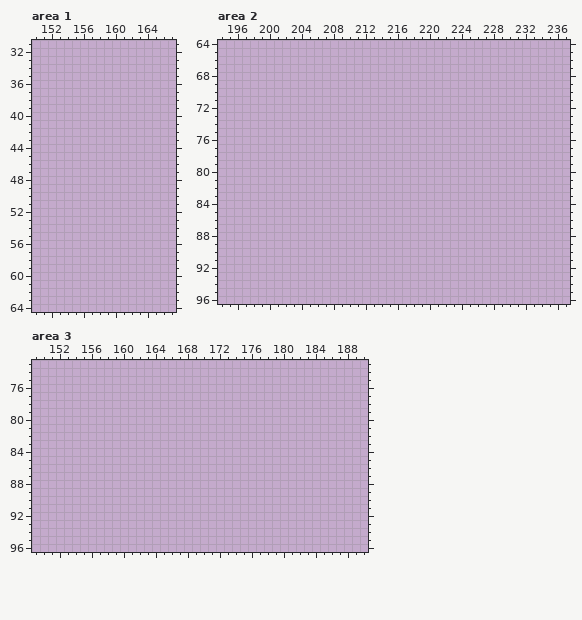
Two versions of one pixel-art file, Assets/Resources/Aseprite/player.aseprite. The first picture shows the starting point.
256x256 pixels, 1 frame. Shown: area 1: x 150..167, y 31..64; area 2: x 194..237, y 64..96; area 3: x 149..190, y 73..96.
After:
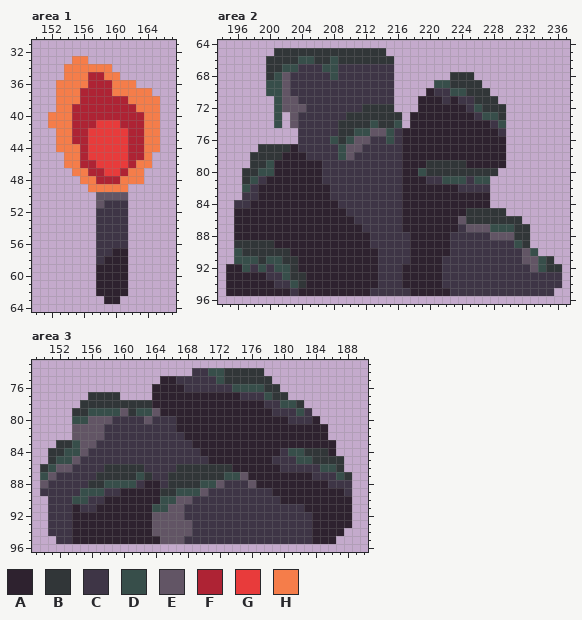
Palette (. is transparent): A #2e222f  B #313638  C #3e3546  D #374e4a  E #625565  F #ae2334  G #e83b3b  H #f57d4a
From old to new:
layer "Environment/rocks" added
layer "Environment/tall rocks" added
layer "Accessories/torch" added
Area 1, layer "Accessories/torch":
y 33: x 155..156 .. -> HH
y 34: x 154..159 ...... -> HHHHHH
y 35: x 154..160 ....... -> HHHFFHH
y 36: x 153..162 .......... -> HHHHFFFHHH
y 37: x 153..164 ............ -> HHHFFFFHHHHH
y 38: x 153..165 ............. -> HHHFFFFFFHHHH
y 39: x 153..165 ............. -> HHFFFFFFFFHHH
y 40: x 152..165 .............. -> HHHFFFFFFFFFHH
y 41: x 152..165 .............. -> HHHFFFGGGFFFHH
y 42..43: x 153..165 ............. -> HHFFGGGGGFFHH
y 44: x 153..165 ............. -> HHHFGGGGGFFHH
y 45: x 154..164 ........... -> HHFGGGGGFFH
y 46: x 154..164 ........... -> HHFFGGGGFHH
y 47: x 155..163 ......... -> HHFFGGFHH
y 48: x 156..163 ........ -> HHFFFHHH
y 49: x 157..161 ..... -> HHHHH
y 50: x 158..161 .... -> EEEE
y 51: x 158..161 .... -> ECCC
y 52..56: x 158..161 .... -> CCCC
y 57: x 158..161 .... -> CCAA
y 58: x 158..161 .... -> CAAA
y 59..62: x 158..161 .... -> AAAA
y 63: x 159..160 .. -> AA
Area 2, layer "Environment/tall rocks":
y 65: x 201..214 .............. -> BBBBBBBBBBBBBB
y 66: x 200..215 ................ -> BBBBDDBBDBBBBBBB
y 67: x 200..215 ................ -> BBDDCCCDDCCCCCCC
y 68: x 200..215 ................ -> BDECCCCCDCCCCCCC; x 223..225 ... -> BBB
y 69: x 200..215 ................ -> DDECCCCCCCCCCCCC; x 221..226 ...... -> DDBBBB
y 70: x 200..215 ................ -> DDECCCCCCCCCCCCC; x 220..227 ........ -> ACCDDBBB
y 71: x 201..215 ............... -> DEECCCCCCCCCCCC; x 219..228 .......... -> AAACACCBBB
y 72: x 201..215 ............... -> DEEECCCCCCCBBBB; x 219..229 ........... -> AAAAAACDBBB
y 73: x 201 . -> D; x 203..216 .............. -> ECCCCCCBBBBBBB; x 218..229 ............ -> AAAAAAAACDDB
y 74: x 201 . -> D; x 203..216 .............. -> ECCCCCBBBBDBBD; x 218..229 ............ -> AAAAAAAAAACD
y 75: x 204..229 .......................... -> CCCCCBBDDEEDCAAAAAAAAAAAAC
y 76: x 204..229 .......................... -> CCCCDBDEECCDCAAAAAAAAAAAAA
y 77: x 199..229 ............................... -> BBBBACCCCCDEECCCCCAAAAAAAAAAAAA
y 78: x 198..229 ................................ -> BBBBAAACCCCDECCCCCCAAAAAAAAAAAAA
y 79: x 198..229 ................................ -> BBDAAAAAACCCCCCCCCCAAABBBBBAAAAA
y 80: x 197..228 ................................ -> BBDDAAAAAACCCCCCCCCCAADBBBBBBBBB
y 81: x 197..227 ............................... -> BDCAAAAAAACCCCCCCCCCAAACCDDDCDD
y 82: x 197..227 ............................... -> DCAAAAAAAAACCCCCCCCCAAAAAAACCCC
y 83: x 197..227 ............................... -> CCAAAAAAAAACCCCCCCCCAAAAAAAAAAA
y 84: x 196..227 ................................ -> CCAAAAAAAAAAACCCCCCCCAAAAAAAAAAA
y 85: x 196..229 .................................. -> AAAAAAAAAAAAAACCCCCCCAAAAAAAABBBBB
y 86: x 196..231 .................................... -> AAAAAAAAAAAAAAACCCCCCAAAAAAAEBBBBBBB
y 87: x 196..232 ..................................... -> AAAAAAAAAAAAAAAACCCCCAAAAAAACEEEDDDBB
y 88: x 196..232 ..................................... -> AAAAAAAAAAAAAAAAACCCCCAAAAACCCCCEEEBB
y 89: x 196..232 ..................................... -> BBBBBAAAAAAAAAAAACCCCCAAAAACCCCCCCCDB
y 90: x 196..233 ...................................... -> DBBBBBBAAAAAAAAAAACCCCAAAAACCCCCCCCCED
y 91: x 196..235 ........................................ -> DDDBDDBBAAAAAAAAAACCCCAAAACCCCCCCCCCEEDB
y 92: x 195..236 .......................................... -> AADCDCDDBAAAAAAAAAACCCAAAAACCCCCCCCCCCEDBB
y 93: x 195..236 .......................................... -> AAAAACCDBBAAAAAAAAACCCAAAAACCCCCCCCCCCCCCC
y 94: x 195..236 .......................................... -> AAAAAACCDBAAAAAAAAACCCAAAAACCCCCCCCCCCCCCC
y 95: x 195..235 ......................................... -> AAAAAAAACAAAAAAAAACCCCCAAAAACCCCCCCCCCCCC
Area 3, layer "Environment/rocks":
y 74: x 169..177 ......... -> CCDDBBBBB
y 75: x 165..178 .............. -> AACCCCCDBBBBBB
y 76: x 164..179 ................ -> AAAACCCCCCDDDDBB
y 77: x 156..159 .... -> BBBB; x 164..180 ................. -> AAAAAAAAAAACCCDBB
y 78: x 155..182 ............................ -> BBBBBBBBBAAAAAAAAAAAAAACCDDB
y 79: x 154..183 .............................. -> BBDDDDEBDDEAAAAAAAAAAAAAACCCDC
y 80: x 154..184 ............................... -> DDEEECCCCECCCAAAAAAAAAAAAAACCCA
y 81: x 154..185 ................................ -> EEEECCCCCCCCCAAAAAAAAAAAAAAAAAAA
y 82: x 154..185 ................................ -> EEEECCCCCCCCCCAAAAAAAAAAAAAAAAAA
y 83: x 152..186 ................................... -> BBDEECCCCCCCCCCCCAAAAAAAAAAAAAAAAAA
y 84: x 151..186 .................................... -> BBDDECCCCCCCCCCCCCCAAAAAAAAAACDDBBBA
y 85: x 151..187 ..................................... -> BDDECCCCCCCCCCCCCCCCAAAAAAAACCCDDBBBB
y 86: x 150..187 ...................................... -> BDEECCCCBBBBBCCCCBBBBBBBAAAAAACCCCCDDB
y 87: x 150..188 ....................................... -> DECCCCCBBBBBDBCCBBBBBBBDDEAAAAAAAACCCDB
y 88: x 150..188 ....................................... -> ECCCCCBBDDDDCAACBBBBDDECCCEAAAAAAAAACCC
y 89: x 150..188 ....................................... -> CCCCCDDDCCAAAAABBDDDECCCCCCCCAAAAAAAAAC
y 90: x 151..188 ...................................... -> CCCDDCCAAAAAAADDEECCCCCCCCCCCAAAAAAAAA
y 91: x 151..188 ...................................... -> CCCACCAAAAAAADDEECCCCCCCCCCCCCCCAAAAAA
y 92: x 151..188 ...................................... -> CCCAAAAAAAAAAEEEECCCCCCCCCCCCCCCCAAAAA
y 93: x 151..188 ...................................... -> CCCAAAAAAAAAAEEEEECCCCCCCCCCCCCCCAAAAA
y 94: x 151..187 ..................................... -> CCCAAAAAAAAAAEEEEECCCCCCCCCCCCCCCAAAA
y 95: x 152..186 ................................... -> CCAAAAAAAAAAAEEECCCCCCCCCCCCCCCCAAA
Changed places in both pictures, as pixel boxes (x1, y1, x2, y2):
added: (48, 56, 160, 304)
added: (226, 48, 562, 296)
added: (40, 368, 352, 544)
